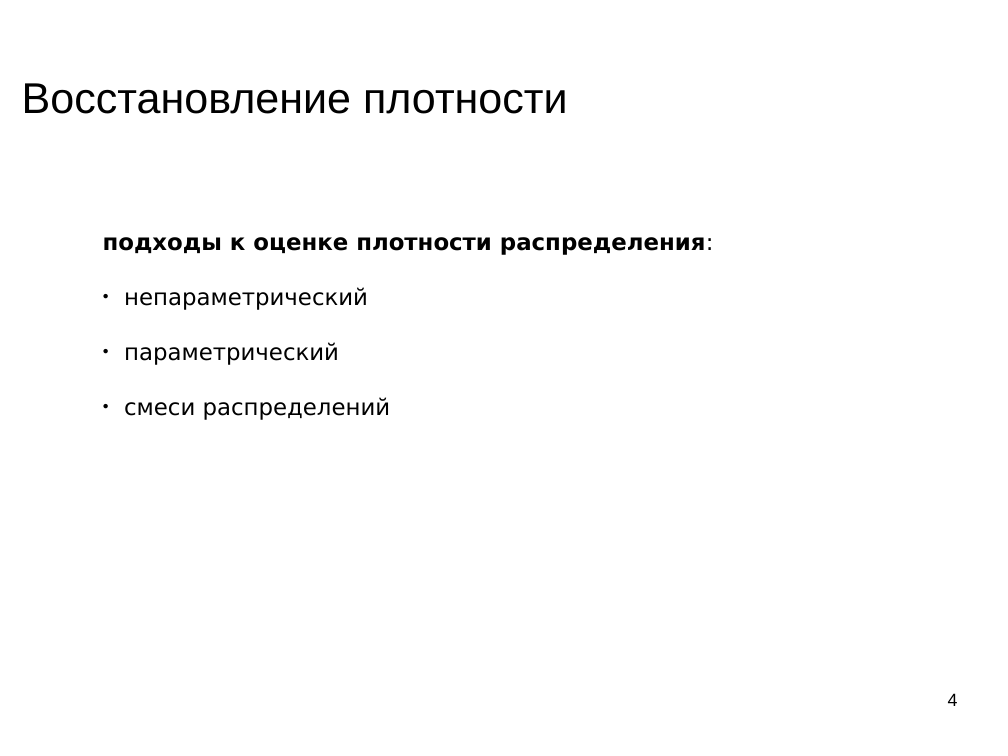
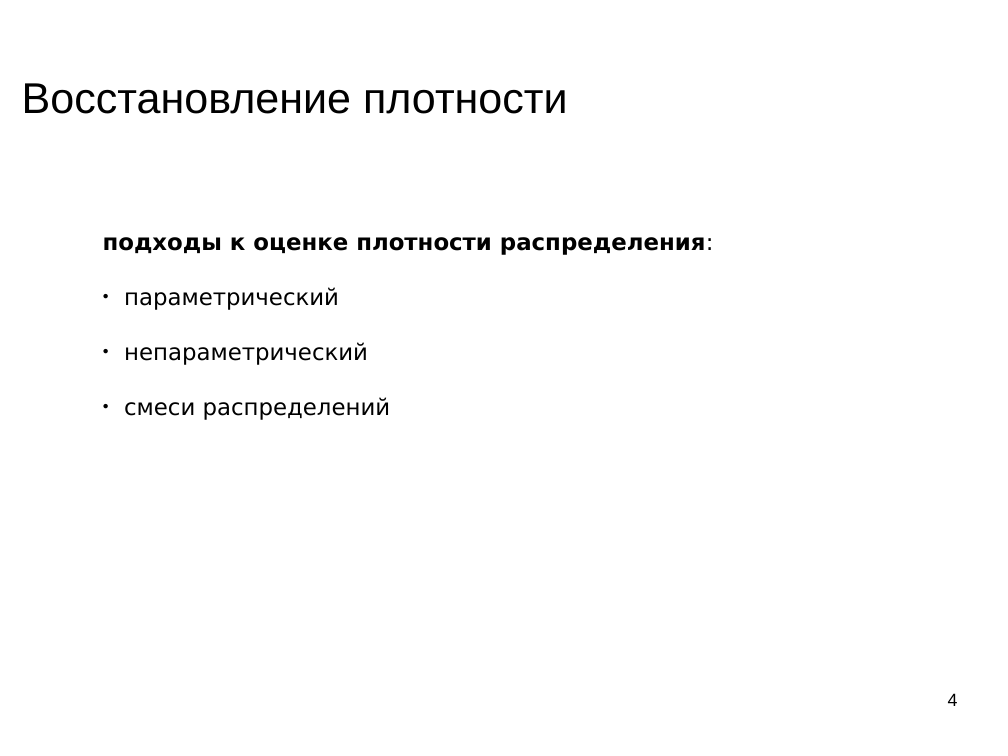
Before and after one commit to mechanoid5/ml_lectorium_legacy, a slide deck: slide 4 of 05-em.odp. Drawn at 1008x756 pixels with LibreOffice and Linux fonts; fonts in the diff are those of the drawing; background and template pictures are left out. Boxes give left, top, right and bottom in pixels: in the first picture for what was removed or moved away, otherwise in the second. Text is boxed around its words. In the diff, an @@ line names an element or a change of style, - is before the commit and + after.

```diff
--- a/05-em.odp
+++ b/05-em.odp
@@ text at bbox=[124, 287, 339, 310]: paragraph added @@
+● параметрический
@@ text at bbox=[124, 342, 339, 365]: paragraph removed @@
-● параметрический
```
Also in this commit, not shown: 5 other slides changed, 5 slides added, 2 slides removed, 3 other files.
